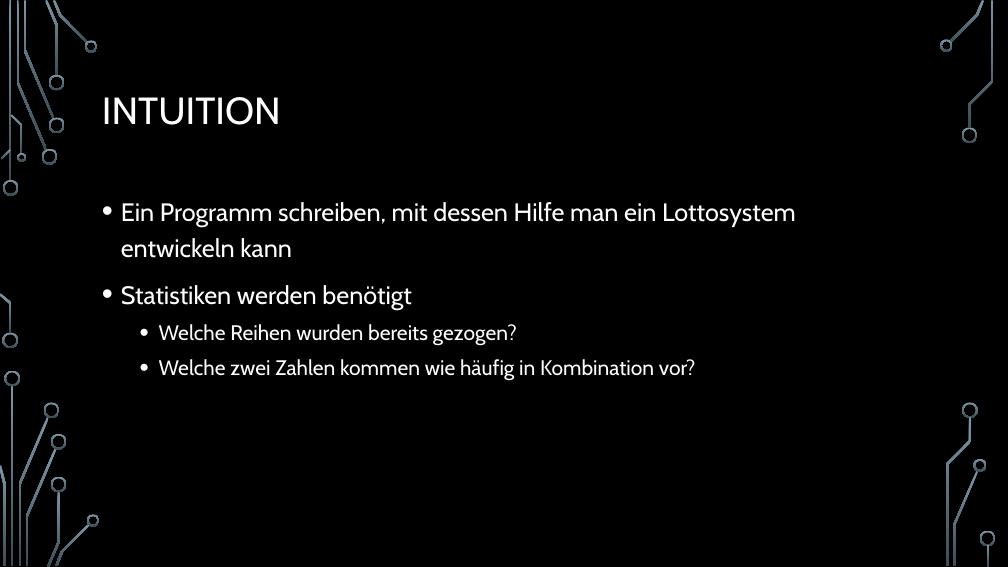
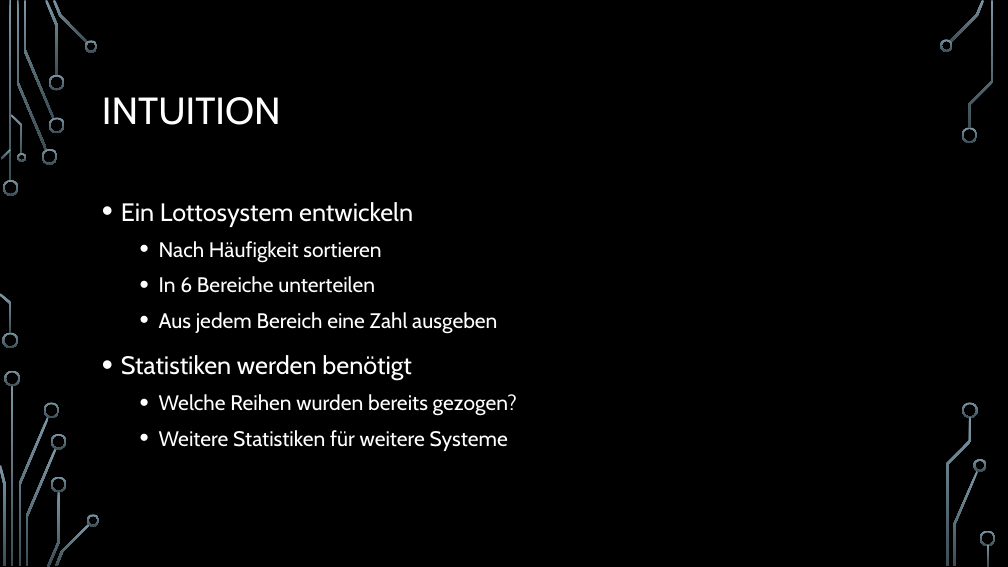
Before and after one commit to I4-Projektseminar-HHU-2017/i4-projekt-wissenstechnologien-lottogewinner-1, a slide deck: slide 3 of LottogewinnerPräsentation.pptx. Drawn at 1008x567 pixels with LibreOffice and Linux fonts; fonts in the diff are those of the drawing; background and template pictures are left out. Boxes give left, top, right and bottom in pixels: in the first picture for what was removed or moved away, otherwise in the second. Text is boxed around its words. In the diff, an @@ line names an element or a change of style, - is before the commit and + after.

Commit message:
Updated Presentation

```diff
--- a/LottogewinnerPräsentation.pptx
+++ b/LottogewinnerPräsentation.pptx
@@ text at [121,202,497,334]: text changed; size 24 to 20 pt @@
-• Ein Programm schreiben, mit dessen Hilfe man ein Lottosystem entwickeln kann
+• Ein Lottosystem entwickeln
+  • Nach Häufigkeit sortieren
+  • In 6 Bereiche unterteilen
+  • Aus jedem Bereich eine Zahl ausgeben
@@ text at [159,430,508,451]: text changed @@
-  • Welche zwei Zahlen kommen wie häufig in Kombination vor?
+  • Weitere Statistiken für weitere Systeme
```
Also in this commit, not shown: 4 other slides changed, 1 slide added.
